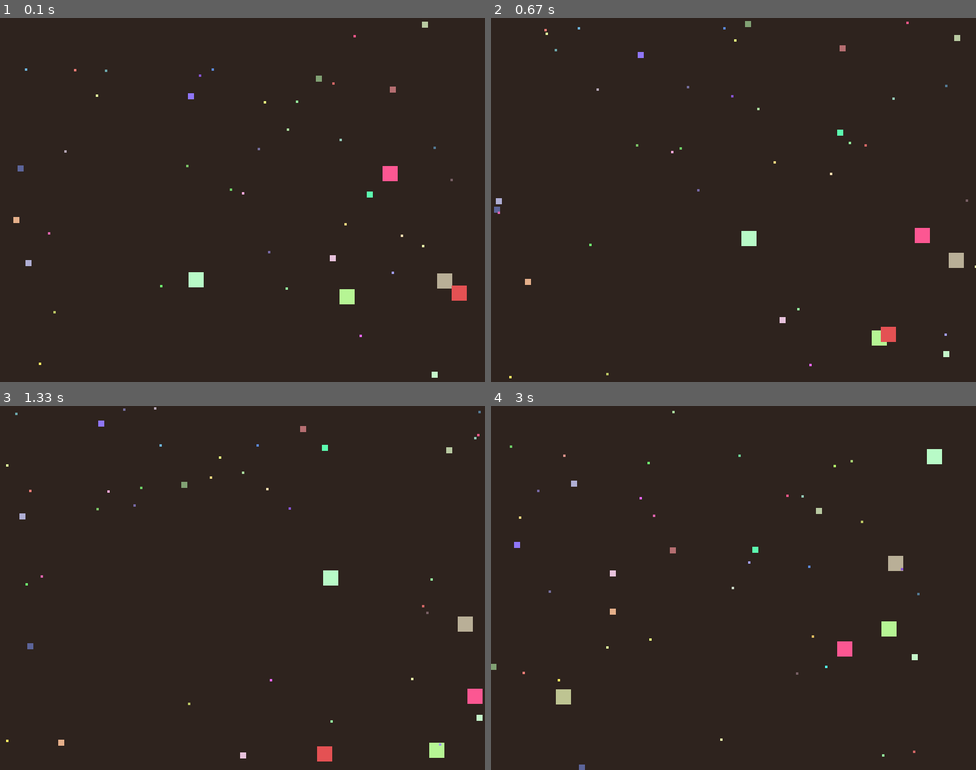
Above: before the commit, frames 1-4 (two rows, left to right).
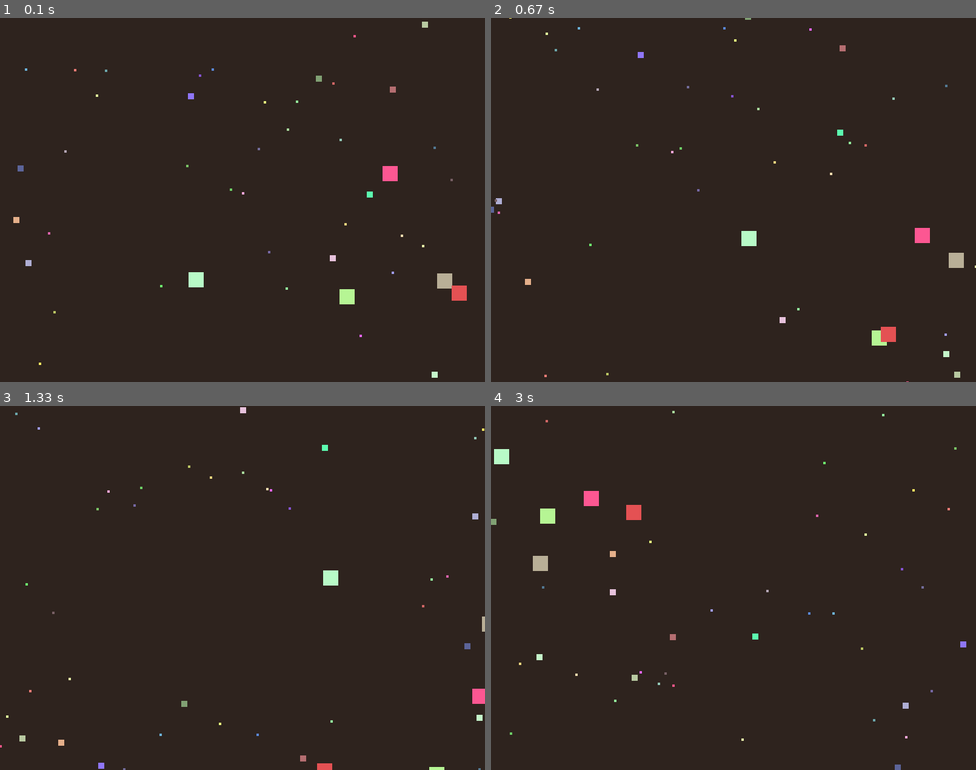
Above: after the commit, the same moments.

Repository: cindy-fotsing/lab8-pygame
Game: pygame game, started from main.py
The game is run twice, just before and just after one commit, with the same random seed, the same clock (stepped at 60 frames per second) and the same inputs.
Inputs:
- Up to frame 1 (0.1 s): no input
- Up to frame 2 (0.67 s): no input
- Up to frame 3 (1.33 s): no input
- Up to frame 4 (3 s): no input

Frame 1 is identical in both runs. In frame 2, 0.1% of the frame differs, in the area x 0-99%, y 0-100%; in frame 3, 1.0%; in frame 4, 1.9%, in the area x 0-98%, y 2-100%.

Commit message:
exam: q3 - screen wrapping

Diff:
--- a/main.py
+++ b/main.py
@@ -34,12 +34,15 @@
         self.x += self.vx
         self.y += self.vy
 
-        if self.x <= 0 or self.x + self.size >= WINDOW_WIDTH:
-            self.vx *= -1
-        if self.y <= 0 or self.y + self.size >= WINDOW_HEIGHT:
-            self.vy *= -1
+        if self.x > WINDOW_WIDTH:
+            self.x = -self.size
+        elif self.x < -self.size:
+            self.x = WINDOW_WIDTH
 
-        self.life -= 1
+        if self.y > WINDOW_HEIGHT:
+            self.y = -self.size
+        elif self.y < -self.size:
+            self.y = WINDOW_HEIGHT
 
     def draw(self, surface: pygame.Surface) -> None:
         pygame.draw.rect(surface, self.color, (self.x, self.y, self.size, self.size))
@@ -47,7 +50,7 @@
 def main() -> None:
     pygame.init()
     screen = pygame.display.set_mode((WINDOW_WIDTH, WINDOW_HEIGHT))
-    pygame.display.set_caption("Exercise 2: Same Size Respawn")
+    pygame.display.set_caption("Exercise 3")
     clock = pygame.time.Clock()
 
     squares = []
